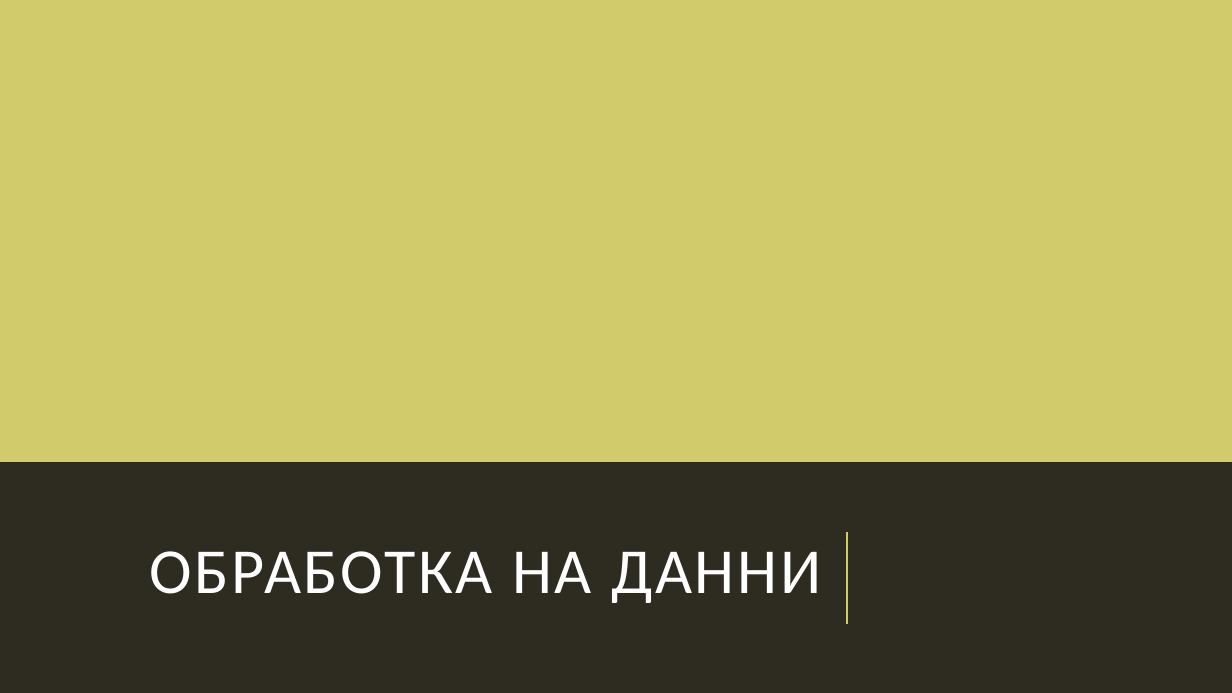
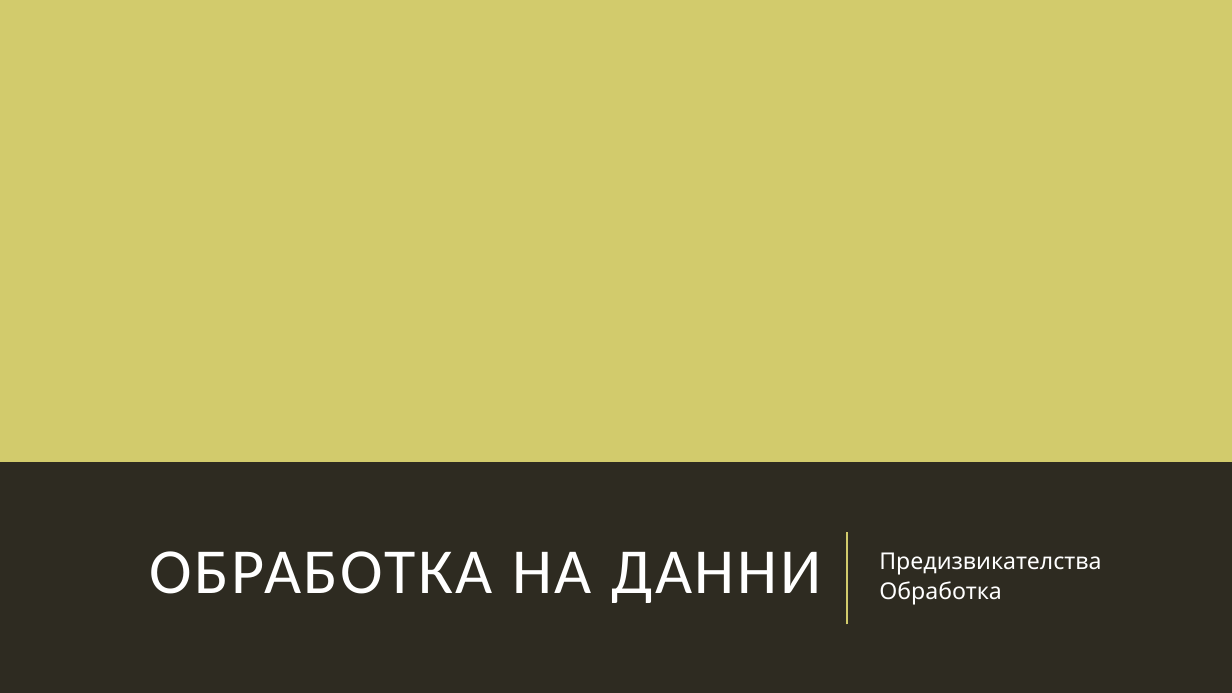
Before and after one commit to sarabadjieva/MITM322_DataMining, a slide deck: slide 6 of Анализ.pptx (slide 4 before the commit). Drawn at 1232x693 pixels with LibreOffice and Linux fonts; fonts in the diff are those of the drawing. Boxes give left, top, right and bottom in pixels: in the first picture for what was removed or moved away, otherwise in the second. Text is boxed around its words. In the diff, an @@ line names an element or a change of style, - is before the commit and + after.

```diff
--- a/Анализ.pptx
+++ b/Анализ.pptx
@@ text added at (879, 552, 1101, 605), 18 pt, text #FFFFFF @@
+Предизвикателства
+Обработка
```
Also in this commit, not shown: 7 other slides changed, 24 slides added, 12 slides removed, 2 other files.
